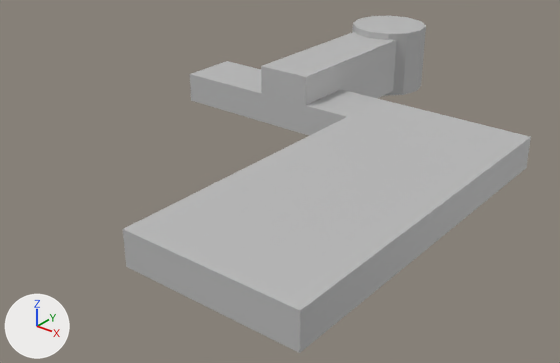
The FBX model PFB_ANSART_GOY_KODRA/Assets/_FBX/OCCLUDER.fbx: old version first, new version second.
Before and after are seen from a camera (50 mm lens) standing at (96.2, -177.8, 61.3) and looking at (0.4, -58.0, -13.0). Lighting does not change. The marker at lower left points along +X, +Y and +Z. Where no turn or scale is listed for an object, it has been applied to the vertices.
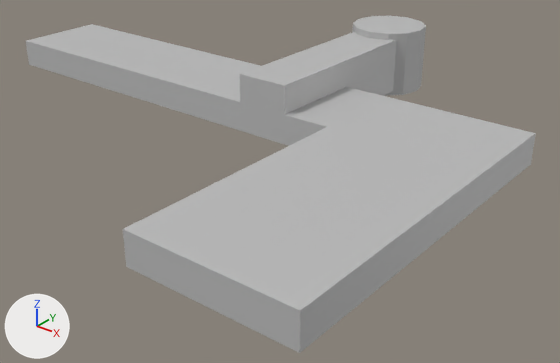
Where the newer file only moved an object's origin or applied its transform, the numbers keep the older frame.

What the commit changed:
me_mesh has 68 vertices, 74 faces and spans x -38.1..38.1, y -55.1..55.1, z -7.6..7.6.
me_mesh is used by ob_pcube172; location (10.8, -59.6, 5.5).
me_mesh part 1: all 2 vertices in x -38.1, y 3.0, z -6.4..0.0 are moved by (-53.4, -6.9, 0.0).
me_mesh part 2: all 2 vertices in x -38.1, y 15.9, z -6.4..0.0 are moved by (-53.4, 2.2, 0.0).
me_mesh part 3: all 8 vertices in x -16.6..5.5, y 3.0, z -6.4..6.1 are moved by (0.0, -6.9, 0.0).
me_mesh part 4: all 8 vertices in x -16.6..38.1, y 15.9, z -6.4..0.0 are moved by (0.0, 2.2, 0.0).

What differs and where, as boxes (x1, y1, x2, y2) in the pictures (560 x 363 px; the box of a moved part takes in the faces that stretch with it):
'pCube172', reshaped (25% wider)
    before: (123, 16, 531, 353)
    after: (26, 16, 536, 353)
part 1 of me_mesh, moved or reshaped
    before: (190, 74, 262, 121)
    after: (26, 41, 241, 131)
part 2 of me_mesh, moved or reshaped
    before: (191, 61, 261, 93)
    after: (27, 24, 260, 102)
part 3 of me_mesh, moved or reshaped
    both: (124, 52, 501, 311)
part 4 of me_mesh, moved or reshaped
    before: (305, 40, 531, 192)
    after: (285, 40, 536, 192)
